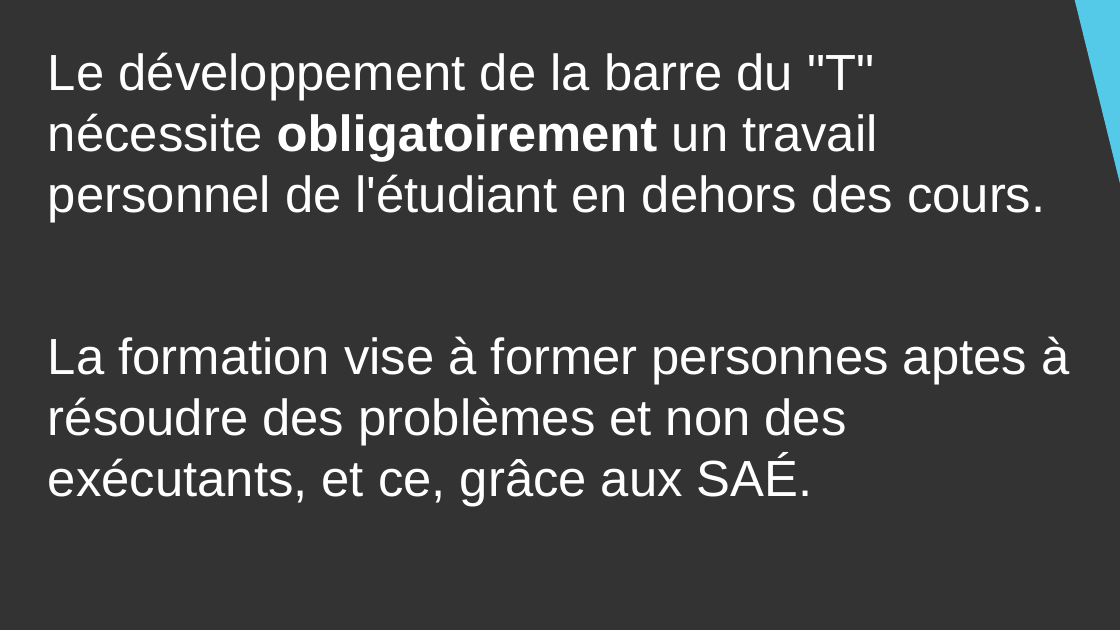
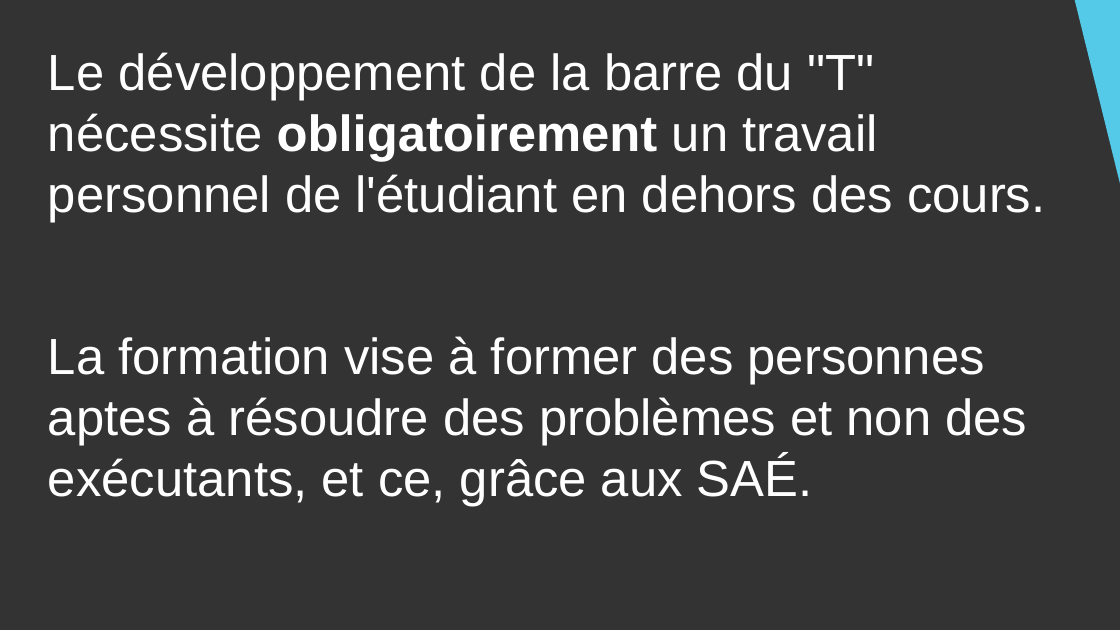
Before and after one commit to DanYellow/cours, a slide deck: slide 12 of presentation-formation-mmi/presentation.odp. Drawn at 1120x630 pixels with LibreOffice and Linux fonts; fonts in the diff are those of the drawing. Boxes give left, top, right and bottom in pixels: in the first picture for what was removed or moved away, otherwise in the second. Text is boxed around its words. In the diff, an @@ line names an element or a change of style, - is before the commit and + after.

```diff
--- a/presentation-formation-mmi/presentation.odp
+++ b/presentation-formation-mmi/presentation.odp
@@ text at <box>48,336,1027,506</box>: text changed @@
-La formation vise à former personnes aptes à résoudre des problèmes et non des exécutants, et ce, grâce aux SAÉ.
+La formation vise à former des personnes aptes à résoudre des problèmes et non des exécutants, et ce, grâce aux SAÉ.
```
Also in this commit, not shown: 3 other slides changed, 1 other file.
